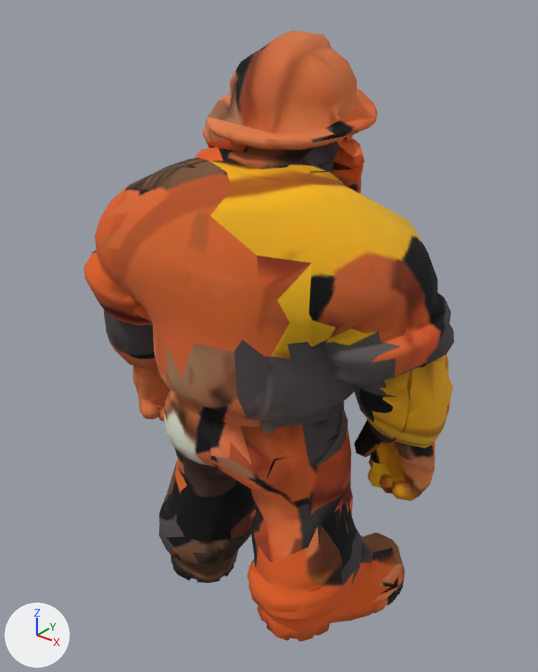
A saved change to the glTF model modelos/personajes/albanil.glb.
Camera for both pictures: a 50 mm lens placed at (1.126, -1.431, 1.711), pointed at (-0.02, 0.001, 0.823). The lights are fixed; the arrows at lower left show +X, +Y and +Z. The picture after the commit comes second. Where no turn or scale is listed for an object, it has been applied to the vertices. Vertices at exactly the same position are counted once.

The first picture shows 'BrazoDerecho', 'BrazoIzquierdo', 'Cabeza', 'PiernaDerecha', 'PiernaIzquierda', 'Torso'.
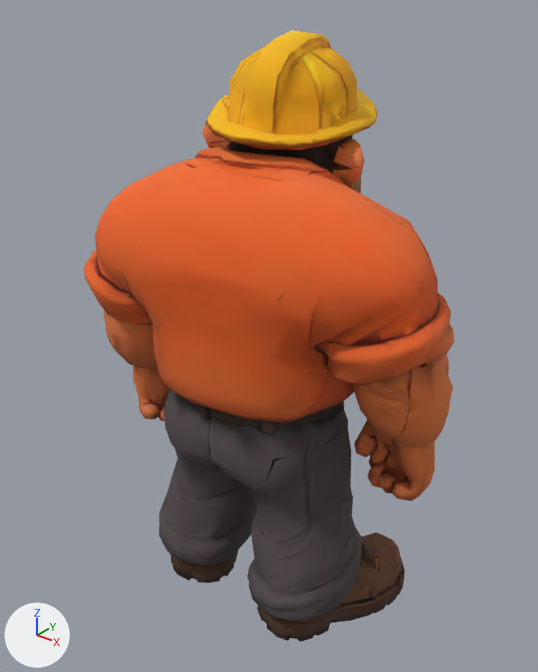
Diff of the bpy script that builds the scene:
```diff
--- a/modelos/personajes/albanil.glb.py
+++ b/modelos/personajes/albanil.glb.py
@@ me_brazoderecho2 @@
 me_brazoderecho2.from_pydata(...)  # 271 vertices, 538 faces; spans x -0.231..0.062, y -0.093..0.191, z -0.662..0.069
 # used by ob_brazoderecho; location = (0.445, 0.0, 1.082)
+# me_brazoderecho2 part 1: 538 kept faces spanning x -0.231..0.062, y -0.093..0.191, z -0.662..0.069 get new texture (UV) coordinates
 me_brazoderecho2.materials.append(mat_albanil2)
@@ me_cabeza2 @@
 me_cabeza2.from_pydata(...)  # 438 vertices, 872 faces; spans x -0.214..0.215, y -0.2..0.327, z -0.002..0.399
 # used by ob_cabeza; location = (0.0, 0.0, 1.193)
+# me_cabeza2 part 2: 872 kept faces spanning x -0.214..0.215, y -0.2..0.327, z -0.002..0.399 get new texture (UV) coordinates
 me_cabeza2.materials.append(mat_albanil2)
@@ me_piernaderecha2 @@
 me_piernaderecha2.from_pydata(...)  # 487 vertices, 970 faces; spans x -0.225..0.161, y -0.262..0.27, z -0.588..0.05
 # used by ob_piernaderecha; location = (0.212, 0.0, 0.589)
+# me_piernaderecha2 part 3: 970 kept faces spanning x -0.225..0.161, y -0.262..0.27, z -0.588..0.05 get new texture (UV) coordinates
 me_piernaderecha2.materials.append(mat_albanil2)
@@ me_piernaizquierda2 @@
 me_piernaizquierda2.from_pydata(...)  # 542 vertices, 1082 faces; spans x -0.216..0.226, y -0.265..0.256, z -0.588..0.049
 # used by ob_piernaizquierda; location = (-0.212, 0.0, 0.589)
-me_piernaizquierda2.vertices[540].co = (-0.121, 0.021, -0.081)
-me_piernaizquierda2.vertices[541].co = (0.108, -0.061, -0.03)
+# me_piernaizquierda2 part 4
+me_piernaizquierda2.vertices[540].co = (0.108, -0.061, -0.03)
+# me_piernaizquierda2 part 5
+me_piernaizquierda2.vertices[541].co = (-0.121, 0.021, -0.081)
+# me_piernaizquierda2 part 6: 1022 kept faces spanning x -0.216..0.226, y -0.265..0.256, z -0.588..0.049 get new texture (UV) coordinates
 me_piernaizquierda2.materials.append(mat_albanil2)
@@ me_torso2 @@
 me_torso2.from_pydata(...)  # 1065 vertices, 2125 faces; spans x -0.474..0.5, y -0.329..0.275, z -0.034..0.727
 # used by ob_torso; location = (0.0, 0.0, 0.589)
+# me_torso2 part 7: 2120 kept faces spanning x -0.474..0.5, y -0.329..0.275, z -0.034..0.727 get new texture (UV) coordinates
 me_torso2.materials.append(mat_albanil2)
```

Location of each change, [x1, y1, x2, y2] in pixels of the pictures (538 x 672 px; the box of a moved part takes in the faces that stretch with it):
part 1 of me_brazoderecho2, surface changed
    both: [354, 257, 454, 501]
part 2 of me_cabeza2, surface changed
    both: [185, 30, 378, 194]
part 3 of me_piernaderecha2, surface changed (brown to grey)
    both: [219, 413, 405, 642]
part 4 of me_piernaizquierda2, moved or reshaped (not visible before)
    after: [165, 410, 219, 469]
part 5 of me_piernaizquierda2, moved or reshaped (not visible afterwards)
    before: [165, 410, 219, 469]
part 6 of me_piernaizquierda2, surface changed
    both: [159, 408, 256, 583]
part 7 of me_torso2, surface changed
    both: [84, 158, 429, 483]
